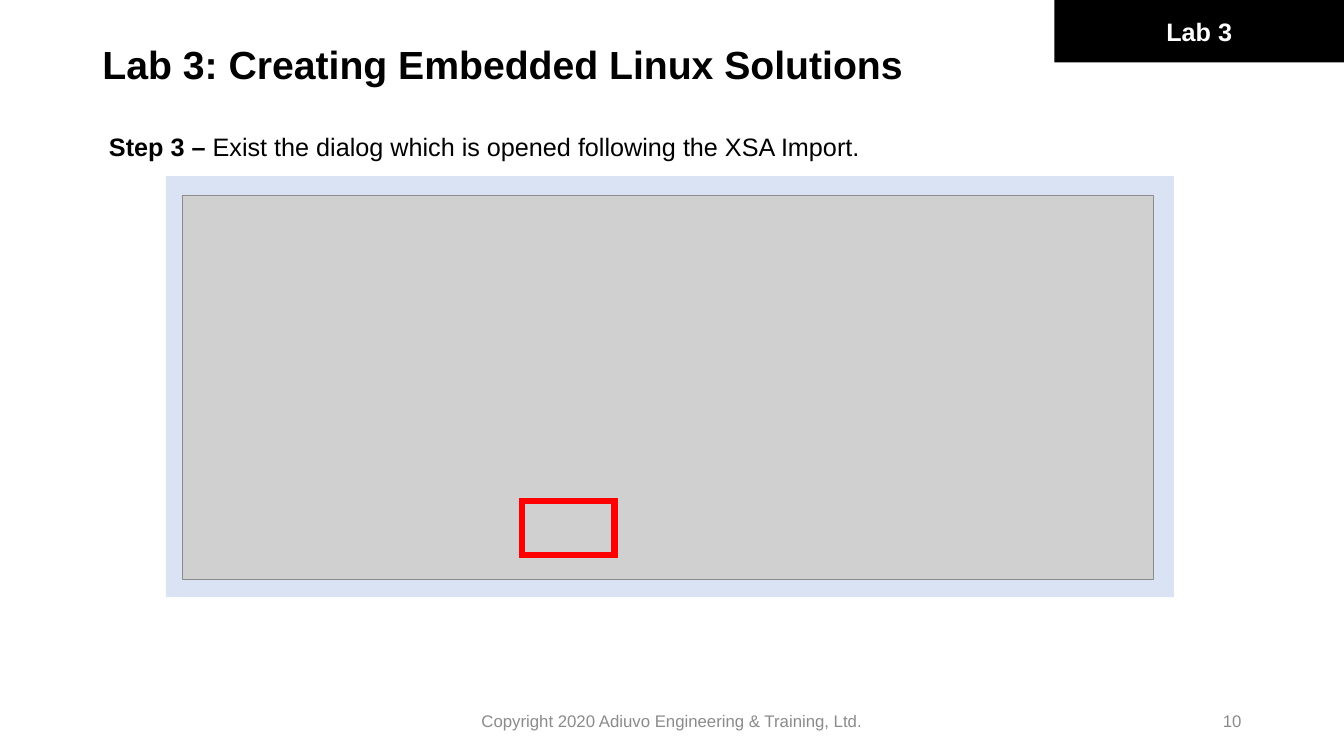
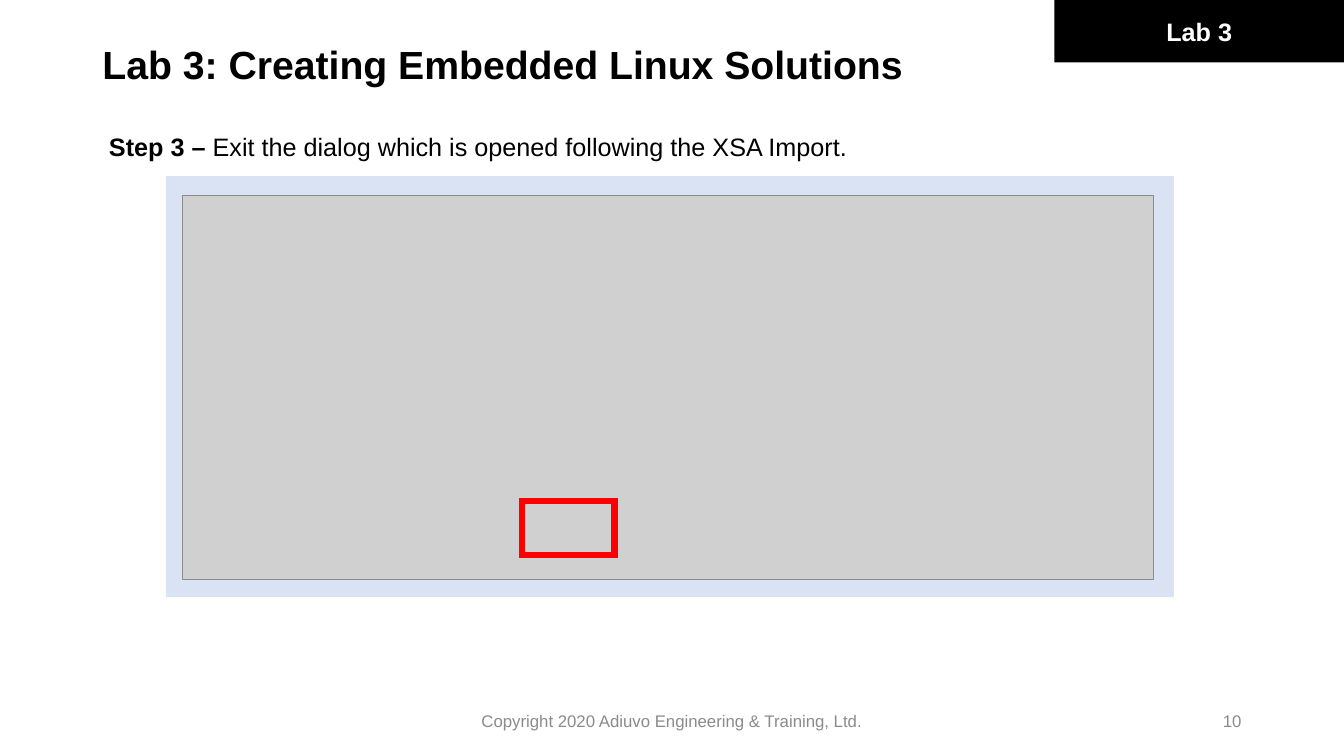
Before and after one commit to ATaylorCEngFIET/Digilent_bootcamp, a slide deck: slide 10 of 03_Session_Three/Session_Three_lab.pptx. Drawn at 1344x756 pixels with LibreOffice and Linux fonts; fonts in the diff are those of the drawing; grey boxes stand for pictures. Boxes give left, top, right and bottom in pixels: in the first picture for what was removed or moved away, otherwise in the second. Text is boxed around its words. In the diff, an @@ line names an element or a change of style, - is before the commit and + after.

```diff
--- a/03_Session_Three/Session_Three_lab.pptx
+++ b/03_Session_Three/Session_Three_lab.pptx
@@ text at <box>109,137,846,161</box>: text changed @@
-Step 3 – Exist the dialog which is opened following the XSA Import.
+Step 3 – Exit the dialog which is opened following the XSA Import.
```
Also in this commit, not shown: 1 other slide changed.
